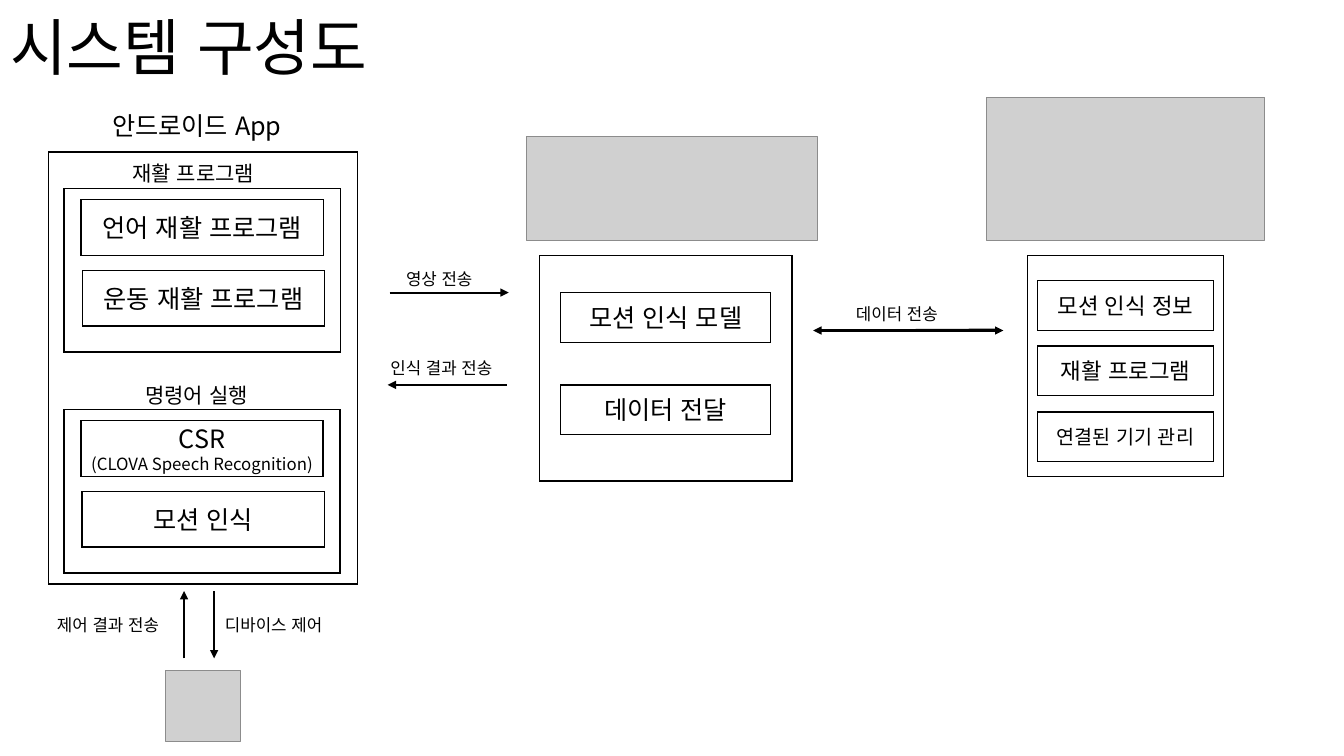
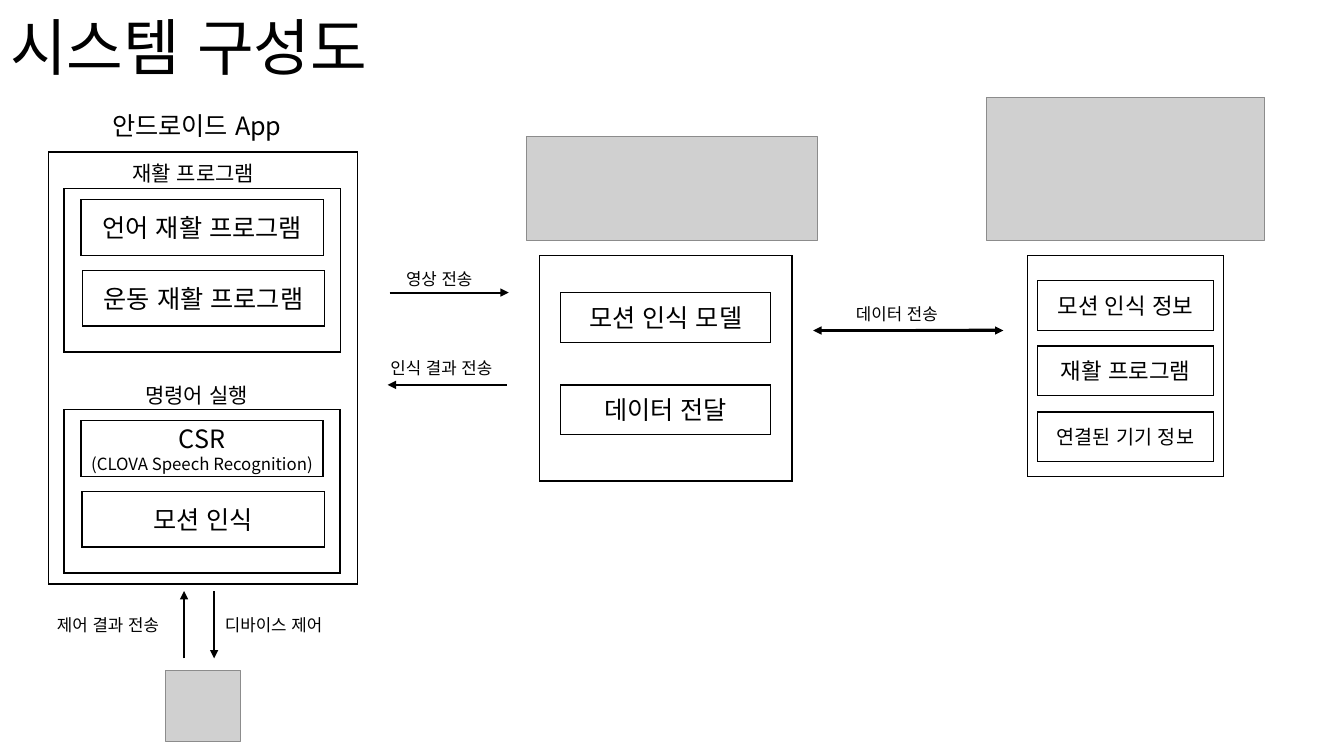
Before and after one commit to kpuce2022CD/Zinzara, a slide deck: slide 9 of document/Zinzara(1차)종합설계_제안서.pptx. Drawn at 1344x756 pixels with LibreOffice and Linux fonts; fonts in the diff are those of the drawing; grey boxes stand for pictures. Boxes give left, top, right and bottom in pixels: in the first picture for what was removed or moved away, otherwise in the second. Text is boxed around its words. In the diff, an @@ line names an element or a change of style, - is before the commit and + after.

```diff
--- a/document/Zinzara(1차)종합설계_제안서.pptx
+++ b/document/Zinzara(1차)종합설계_제안서.pptx
@@ text in rectangle at <box>1057,427,1194,446</box>: text changed @@
-연결된 기기 관리
+연결된 기기 정보
```
Also in this commit, not shown: 1 other file.
